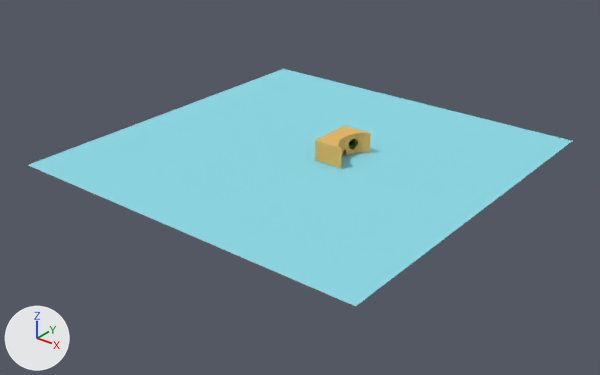
Two versions of the Blender file assets/googleCardboard.blend, one commit apart.
Rendered twice from a 50 mm camera at (54.2, -75.9, 41.0) aimed at (-3.3, -4.1, -3.6). Lighting does not change. The marker at lower left points along +X, +Y and +Z.
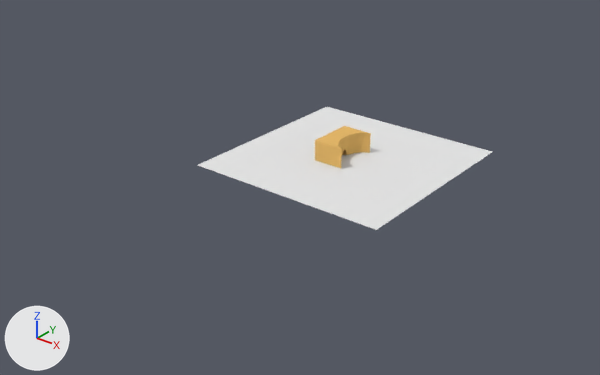
Location of each change, [x1, y1, x2, y2] in pixels of the pictures (600 x 375 px):
'Plane', recoloured, moved, rescaled (cyan to white, 46% narrower, 48% shorter): before [28, 69, 572, 306]; after [198, 107, 492, 230]
'Icosphere', deleted: before [339, 138, 358, 150]

The change, as a list of edits to the scene's bpy script:
```text
Add mat_material_001:
    mat_material_001 = diffuse_material('Material.001')
    mat_material_001.base_color = (0.8, 0.8, 0.8)  # white #e7e7e7
Change me_plane:
    where me_plane.from_pydata(...)  # 4 vertices, 1 face; spans x -1.0..1.0, y -1.0..1.0, z 0.0
    remove me_plane.materials.append(mat_material_003)  # cyan #90dbe7
    add me_plane.materials.append(mat_material_001)  # white #e7e7e7
Change ob_plane:
    ob_plane.location: (-3.9, -1.5, 0.06) -> (0.89, 0.0, 0.1)
    ob_plane.scale: (23.9, 23.9, 23.9) -> (12.8, 12.8, 12.8)
Remove ob_icosphere:
    ob_icosphere = bpy.data.objects.new('Icosphere', me_icosphere)
    ob_icosphere.location = (0.01, 0.0, 1.4)
```
